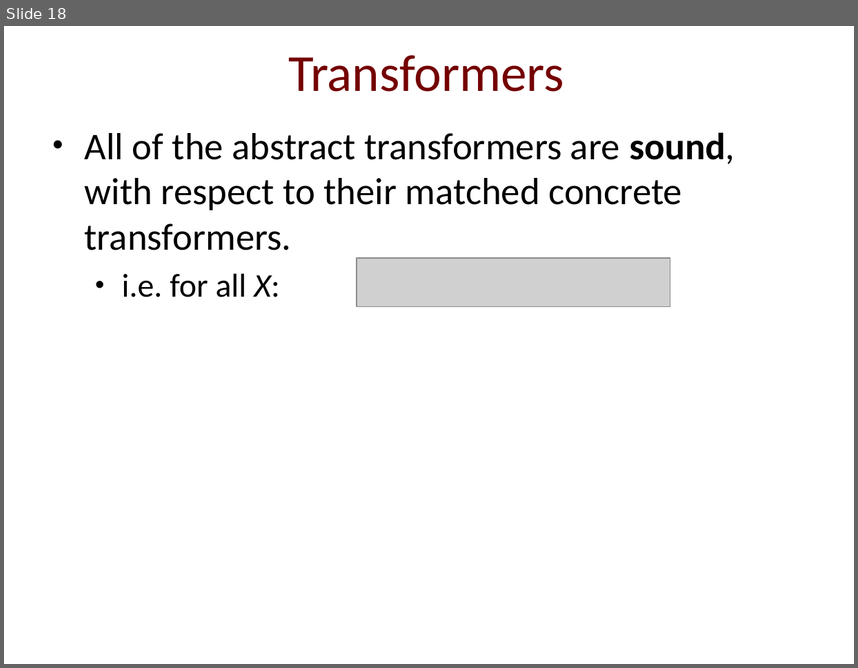
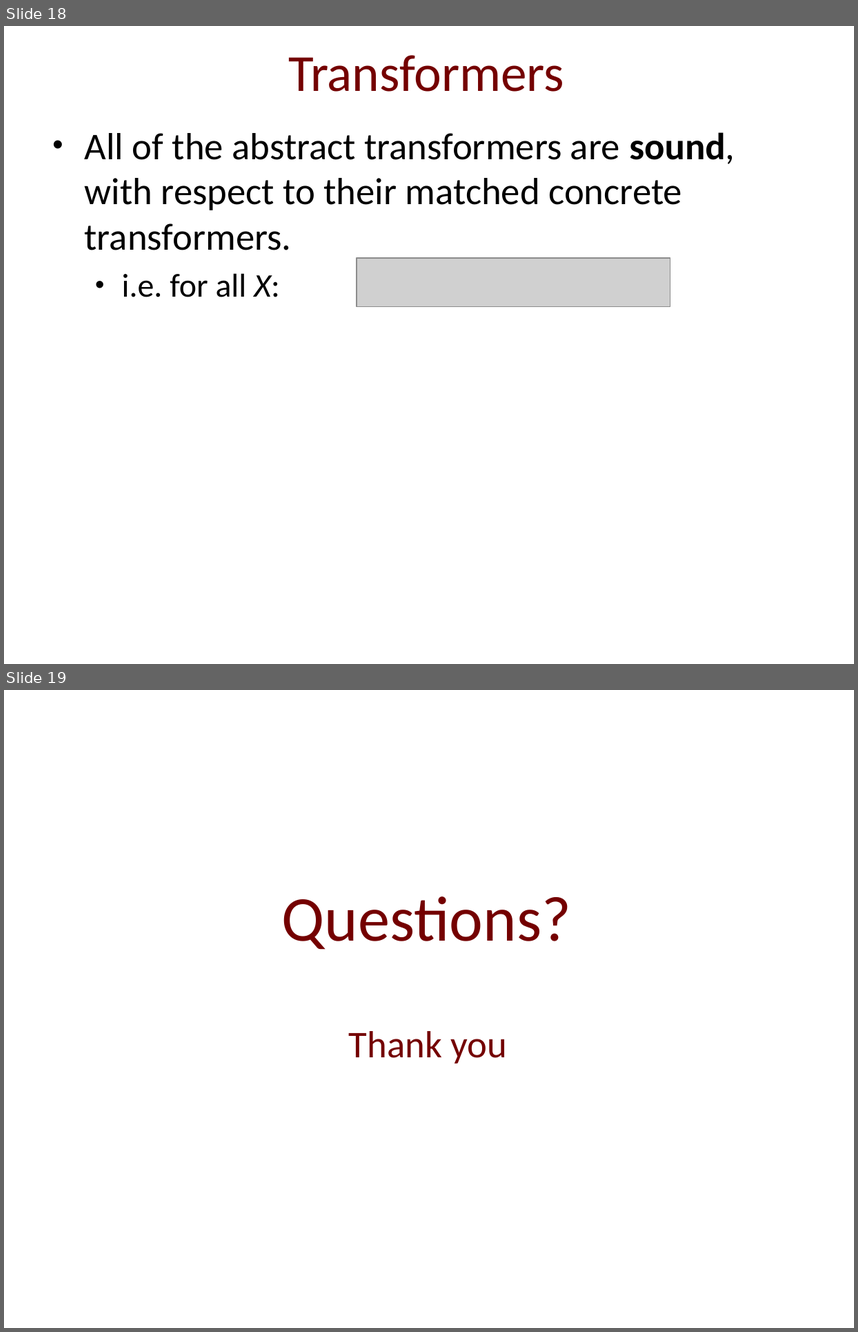
Before and after one commit to IdoBegun/PAAV_Project, a slide deck: Project Presentation.pptx. Shown one above the other, each under a label of ours: slide 18 before the commit, slides 18 and 19 after it. The pictures are 858x668 and 858x1332 pixels, drawn with LibreOffice and Linux fonts; fonts in the diff are those of the drawing; grey boxes stand for pictures; background and template pictures are left out. Boxes give left, top, right and bottom in pixels: in the first picture for what was removed or moved away, otherwise in the second. Text is boxed around its words. In the diff, an @@ line names an element or a change of style, - is before the commit and + after.

```diff
--- a/Project Presentation.pptx
+++ b/Project Presentation.pptx
@@ slide 19 added at bbox=[4, 690, 854, 1328], background picture (left out) @@
@@ title added at bbox=[282, 896, 571, 949], 54 pt, text #740000 @@
+Questions?
@@ text added at bbox=[349, 1031, 507, 1063], 32 pt, text #740000 @@
+Thank you
```
Also in this commit, not shown: 12 slides changed.
